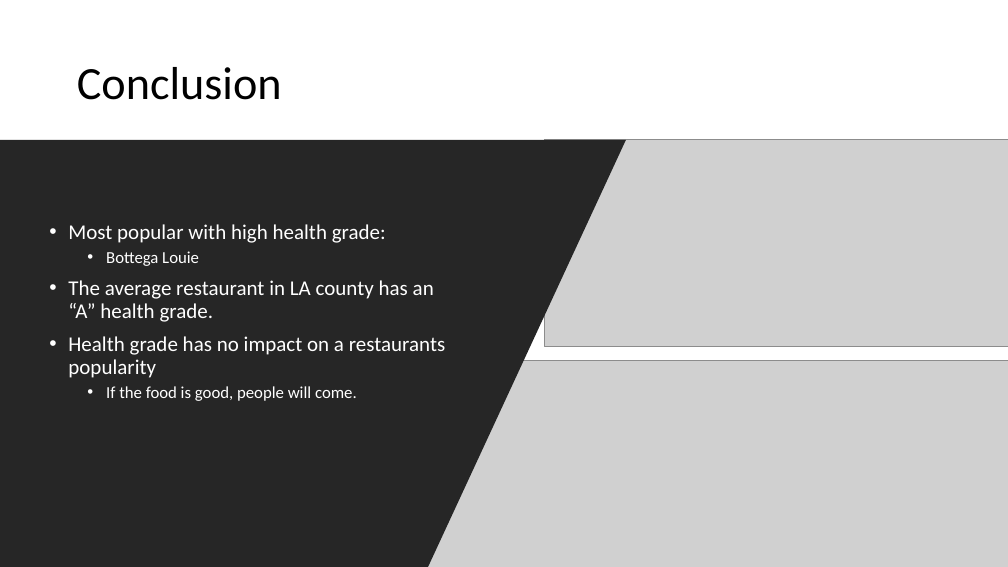
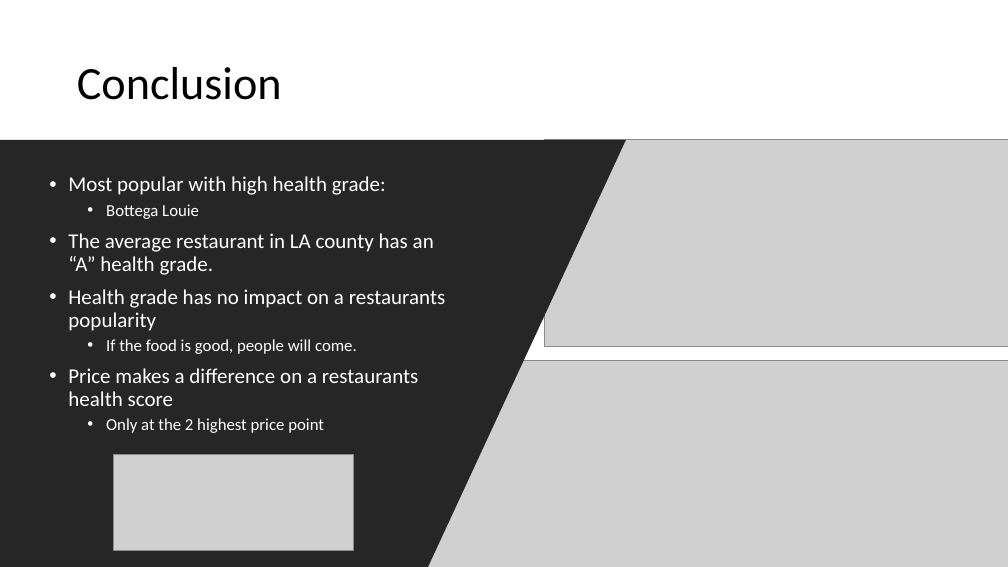
Before and after one commit to ryankchang/project1, a slide deck: slide 16 of GoodEats.pptx (slide 14 before the commit). Drawn at 1008x567 pixels with LibreOffice and Linux fonts; fonts in the diff are those of the drawing; grey boxes stand for pictures. Boxes give left, top, right and bottom in pixels: in the first picture for what was removed or moved away, otherwise in the second. Text is boxed around its words. In the diff, an @@ line names an element or a change of style, - is before the commit and + after.

```diff
--- a/GoodEats.pptx
+++ b/GoodEats.pptx
@@ text "Most popular with high health ...": place and size @@
-text "Most popular with high health ..." at [68, 224, 445, 401]
+text "Most popular with high health ..." at [68, 176, 445, 433]
@@ text at [68, 368, 418, 433]: paragraphs added @@
+• Price makes a difference on a restaurants health score
+  • Only at the 2 highest price point
@@ picture added at [113, 454, 354, 550] @@
```
Also in this commit, not shown: 5 other slides changed, 2 slides added.
